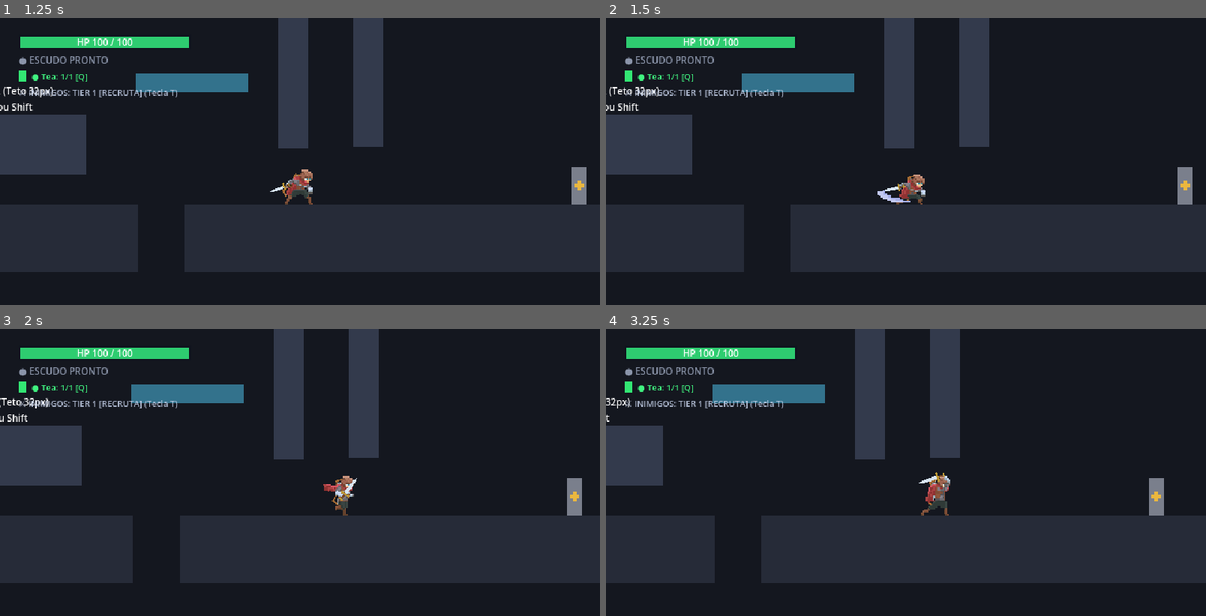
Above: before the commit, frames 1-4 (two rows, left to right).
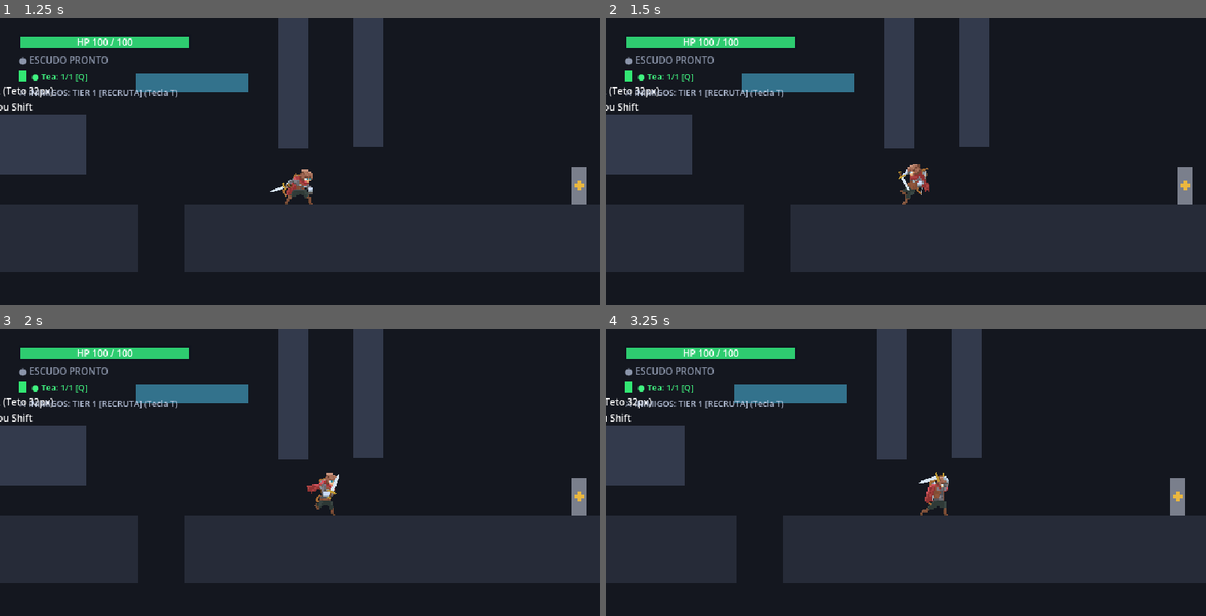
Above: after the commit, the same moments.

Repository: Theadrill/Godot-Roguelike-Prototype
Game: Godot game, scene res://src/world/movement_gym.tscn
Two runs of this game, one before a commit and one after it. Both use one fixed random seed, a clock stepped at 60 frames per second and the inputs below.
Inputs (mouse positions are in pixels of both pictures, inside the frame that each line leads up to):
- Up to frame 1 (1.25 s): tap A (move_left) at 0.5 s; move the mouse to (432, 170) at 0.52 s; press the mouse at (432, 170) at 0.53 s; hold D (move_right) from 0.53 s (still down); tap Space (jump) at 0.77 s
- Up to frame 2 (1.5 s): keep holding D (move_right); tap A (move_left) at 1.25 s; move the mouse to (786, 204) at 1.27 s; release the mouse at (786, 204) at 1.28 s; right-click (786, 204) at 1.35 s
- Up to frame 3 (2 s): keep holding D (move_right); tap Space (jump) at 1.52 s
- Up to frame 4 (3.25 s): tap A (move_left) at 2 s; move the mouse to (966, 423) at 2.02 s; release D (move_right) at 2.03 s; hold A (move_left) 2.03-2.78 s; tap Q (heal) at 2.1 s; move the mouse to (876, 564) at 2.77 s; hold D (move_right) from 2.78 s (still down); tap E (interact) at 2.85 s; click (876, 564) at 2.92 s; tap Space (jump) at 3.02 s

Frame 1 is identical in both runs. In frame 2, 0.6% of the frame differs, in the area x 45-54%, y 50-66%; in frame 3, 3.1%; in frame 4, 10%, in the area x 0-97%, y 0-89%.

Commit message:
feat(combat): apply custom per-frame duration curve to attack3 and slash_sword_3 for spin windup and heavy recovery

Diff:
--- a/assets/effects/slashes/slash_frames.tres
+++ b/assets/effects/slashes/slash_frames.tres
@@ -118,10 +118,10 @@
 "speed": 10.0
 }, {
 "frames": [{
-"duration": 1.0,
+"duration": 1.7,
 "texture": SubResource("AtlasTexture_slash3_0")
 }, {
-"duration": 1.0,
+"duration": 1.7,
 "texture": SubResource("AtlasTexture_slash3_1")
 }, {
 "duration": 1.0,
@@ -133,7 +133,7 @@
 "duration": 1.0,
 "texture": SubResource("AtlasTexture_slash3_4")
 }, {
-"duration": 1.0,
+"duration": 2.0,
 "texture": SubResource("AtlasTexture_slash3_5")
 }],
 "loop": 0,
--- a/assets/player/adventurer/player_frames.tres
+++ b/assets/player/adventurer/player_frames.tres
@@ -263,10 +263,10 @@
 "speed": 10.0
 }, {
 "frames": [{
-"duration": 1.0,
+"duration": 1.7,
 "texture": SubResource("AtlasTexture_attack3_0")
 }, {
-"duration": 1.0,
+"duration": 1.7,
 "texture": SubResource("AtlasTexture_attack3_1")
 }, {
 "duration": 1.0,
@@ -278,7 +278,7 @@
 "duration": 1.0,
 "texture": SubResource("AtlasTexture_attack3_4")
 }, {
-"duration": 1.0,
+"duration": 2.0,
 "texture": SubResource("AtlasTexture_attack3_5")
 }],
 "loop": 0,
--- a/src/combat/sets/set_axe_heavy.tres
+++ b/src/combat/sets/set_axe_heavy.tres
@@ -43,7 +43,7 @@
 script = ExtResource("2_step_script")
 step_label = "Golpe 3 - Execução de Machado"
 body_animation = &"attack3"
-duration = 0.5
+duration = 0.68
 forward_impulse = 85.0
 damage_multiplier = 1.5
 next_step_window = 0.675
--- a/src/combat/sets/set_dagger_fast.tres
+++ b/src/combat/sets/set_dagger_fast.tres
@@ -43,7 +43,7 @@
 script = ExtResource("2_step_script")
 step_label = "Golpe 3 - Retalhamento"
 body_animation = &"attack3"
-duration = 0.28
+duration = 0.38
 forward_impulse = 90.0
 damage_multiplier = 1.5
 next_step_window = 0.675
--- a/src/combat/sets/set_hammer_crusher.tres
+++ b/src/combat/sets/set_hammer_crusher.tres
@@ -43,7 +43,7 @@
 script = ExtResource("2_step_script")
 step_label = "Golpe 3 - Ruína Sísmica"
 body_animation = &"attack3"
-duration = 0.56
+duration = 0.76
 forward_impulse = 90.0
 damage_multiplier = 1.6
 next_step_window = 0.675
--- a/src/combat/sets/set_sword_standard.tres
+++ b/src/combat/sets/set_sword_standard.tres
@@ -43,7 +43,7 @@
 script = ExtResource("2_step_script")
 step_label = "Golpe 3 - Corte Finalizador"
 body_animation = &"attack3"
-duration = 0.42
+duration = 0.58
 forward_impulse = 115.0
 damage_multiplier = 1.5
 next_step_window = 0.675
--- a/src/entities/equipment/socket_profiles/dagger.tres
+++ b/src/entities/equipment/socket_profiles/dagger.tres
@@ -1,6 +1,6 @@
-[gd_resource type="Resource" script_class="WeaponSocketProfile" format=3]
+[gd_resource type="Resource" script_class="WeaponSocketProfile" format=3 uid="uid://cmeql5yd2buii"]
 
-[ext_resource type="Script" path="res://src/entities/equipment/socket_profiles/weapon_socket_profile.gd" id="1_script"]
+[ext_resource type="Script" uid="uid://c5rv1prl1d8vr" path="res://src/entities/equipment/socket_profiles/weapon_socket_profile.gd" id="1_script"]
 
 [resource]
 script = ExtResource("1_script")
@@ -508,7 +508,7 @@
 "z_index": 2
 },
 "attack3_0": {
-"flip_h": false,
+"flip_h": true,
 "flip_v": false,
 "pos": Vector2(-8, -30),
 "rot": 45.0,
@@ -516,10 +516,10 @@
 "z_index": 2
 },
 "attack3_1": {
-"flip_h": false,
+"flip_h": true,
 "flip_v": false,
 "pos": Vector2(-7, -30),
-"rot": 62.0,
+"rot": 61.999992,
 "visible": true,
 "z_index": 2
 },
@@ -534,24 +534,24 @@
 "attack3_3": {
 "flip_h": false,
 "flip_v": false,
-"pos": Vector2(-15, -18),
-"rot": 168.0,
+"pos": Vector2(-16, -18),
+"rot": 184.0,
 "visible": true,
 "z_index": 2
 },
 "attack3_4": {
 "flip_h": false,
 "flip_v": false,
-"pos": Vector2(-16, -23),
-"rot": 180.0,
+"pos": Vector2(-15, -24),
+"rot": 264.5,
 "visible": true,
 "z_index": 2
 },
 "attack3_5": {
 "flip_h": false,
 "flip_v": false,
-"pos": Vector2(-17, -25),
-"rot": 180.0,
+"pos": Vector2(-15, -26),
+"rot": 284.5,
 "visible": true,
 "z_index": 2
 },
--- a/src/entities/equipment/socket_profiles/shield.tres
+++ b/src/entities/equipment/socket_profiles/shield.tres
@@ -165,7 +165,7 @@
 "attack3_0": {
 "flip_h": false,
 "flip_v": false,
-"pos": Vector2(18, -29),
+"pos": Vector2(16, -29),
 "rot": 12.0,
 "visible": true,
 "z_index": -2
@@ -173,7 +173,7 @@
 "attack3_1": {
 "flip_h": false,
 "flip_v": false,
-"pos": Vector2(18, -29.5),
+"pos": Vector2(16, -29.5),
 "rot": 12.0,
 "visible": true,
 "z_index": -2
@@ -181,32 +181,32 @@
 "attack3_2": {
 "flip_h": false,
 "flip_v": false,
-"pos": Vector2(-2, -24),
-"rot": 4.0,
+"pos": Vector2(-4, -24),
+"rot": 3.9999998,
 "visible": true,
 "z_index": -2
 },
 "attack3_3": {
 "flip_h": false,
 "flip_v": false,
-"pos": Vector2(-1.5, -22),
-"rot": 4.0,
+"pos": Vector2(-3.5, -22),
+"rot": 3.9999998,
 "visible": true,
 "z_index": -2
 },
 "attack3_4": {
 "flip_h": false,
 "flip_v": false,
-"pos": Vector2(-1.5, -24),
-"rot": 4.0,
+"pos": Vector2(-3.5, -24),
+"rot": 3.9999998,
 "visible": true,
 "z_index": -2
 },
 "attack3_5": {
 "flip_h": false,
 "flip_v": false,
-"pos": Vector2(-1.5, -23),
-"rot": 4.0,
+"pos": Vector2(-3.5, -23),
+"rot": 3.9999998,
 "visible": true,
 "z_index": -2
 },
--- a/src/entities/player/player.gd
+++ b/src/entities/player/player.gd
@@ -359,7 +359,10 @@
 			var step_dur: float = weapon.get_step_duration(combo_step) if weapon else 0.36
 			var slash_frame_count: int = maxi(1, slash_effect.sprite_frames.get_frame_count(anim_name))
 			var slash_fps: float = maxf(1.0, slash_effect.sprite_frames.get_animation_speed(anim_name))
-			var base_slash_dur: float = float(slash_frame_count) / slash_fps
+			var total_slash_units: float = 0.0
+			for i in range(slash_frame_count):
+				total_slash_units += slash_effect.sprite_frames.get_frame_duration(anim_name, i)
+			var base_slash_dur: float = total_slash_units / slash_fps
 			slash_effect.speed_scale = base_slash_dur / maxf(0.05, step_dur)
 			slash_effect.play(anim_name)
 
--- a/src/entities/player/states/attack_state.gd
+++ b/src/entities/player/states/attack_state.gd
@@ -153,10 +153,16 @@
 			player.player_sprite.frame = 0
 			var target_duration: float = maxf(0.01, attack_timer)
 			var frame_count: int = 5
+			var total_duration_units: float = 5.0
+			var anim_fps: float = 10.0
 			if player.player_sprite.sprite_frames and player.player_sprite.sprite_frames.has_animation(anim_name):
 				frame_count = player.player_sprite.sprite_frames.get_frame_count(anim_name)
+				anim_fps = maxf(1.0, player.player_sprite.sprite_frames.get_animation_speed(anim_name))
+				total_duration_units = 0.0
+				for i in range(frame_count):
+					total_duration_units += player.player_sprite.sprite_frames.get_frame_duration(anim_name, i)
 			_step_total_frames = maxi(1, frame_count)
-			var base_duration: float = float(frame_count) / 10.0
+			var base_duration: float = total_duration_units / anim_fps
 			player.player_sprite.speed_scale = base_duration / target_duration
 			player._update_weapon_socket_for_frame(anim_name, 0)
 	else:
--- a/src/tools/weapon_socket_calibrator.gd
+++ b/src/tools/weapon_socket_calibrator.gd
@@ -232,6 +232,14 @@
 	_on_configuration_changed()
 
 func _load_resources() -> void:
+	var sprite := _get_node_safe("Visual/CharacterSprite") as AnimatedSprite2D
+	if sprite and Engine.is_editor_hint():
+		var expected_frames: int = ANIMATION_FRAME_COUNTS.get(selected_animation, 4)
+		if not sprite.sprite_frames or (sprite.sprite_frames.has_animation(selected_animation) and sprite.sprite_frames.get_frame_count(selected_animation) < expected_frames):
+			var fresh_frames := ResourceLoader.load("res://assets/player/adventurer/player_frames.tres", "", ResourceLoader.CACHE_MODE_REPLACE) as SpriteFrames
+			if fresh_frames:
+				sprite.sprite_frames = fresh_frames
+
 	var w_path := "res://src/entities/equipment/socket_profiles/%s.tres" % selected_weapon
 	if ResourceLoader.exists(w_path):
 		_weapon_profile_resource = load(w_path) as WeaponSocketProfile
--- a/src/tools/weapon_socket_calibrator.tscn
+++ b/src/tools/weapon_socket_calibrator.tscn
@@ -5,15 +5,15 @@
 
 [node name="WeaponSocketCalibrator" type="Node2D" unique_id=1073998046]
 script = ExtResource("1_calibrator")
-socket_target = "Arma nas Costas (BackSocketWeapon)"
-selected_animation = "attack2"
+selected_weapon = "dagger"
+selected_animation = "attack3"
 current_frame = 5
 reference_secondary_weapon = "none"
-socket_pos_x = -5.0
-socket_pos_y = -30.0
-socket_rotation = 96.99999
-socket_z_index = -1
-status_message = "sword [Arma nas Costas (BackSocketWeapon)] -> attack2 Frame 5 (Z: -1, FlipH: false, FlipV: false)"
+socket_pos_x = -15.0
+socket_pos_y = -26.0
+socket_rotation = 284.5
+socket_z_index = 2
+status_message = "dagger [Arma na Mão (MainHandSocket)] -> attack3 Frame 5 (Z: 2, FlipH: false, FlipV: false)"
 
 [node name="GroundFloorRef" type="Line2D" parent="." unique_id=462095390]
 points = PackedVector2Array(-60, 0, 60, 0)
@@ -27,25 +27,25 @@
 [node name="CharacterSprite" type="AnimatedSprite2D" parent="Visual" unique_id=1527574964]
 position = Vector2(-2, -29)
 sprite_frames = ExtResource("2_player_frames")
-animation = &"attack2"
+animation = &"attack3"
 frame = 5
 metadata/_edit_lock_ = true
 
 [node name="BackSocketWeapon" type="Marker2D" parent="Visual" unique_id=1247055997]
-z_index = -1
+z_index = 1
 z_as_relative = false
-position = Vector2(-5, -30)
-rotation = 1.6929693
+position = Vector2(-1.5, -18)
+rotation = -3.6826446
 
 [node name="BackSocketShield" type="Marker2D" parent="Visual" unique_id=189514163]
 z_index = -2
-position = Vector2(-5, -26)
-rotation = 0.06981317
+position = Vector2(-3.5, -23)
+rotation = 0.06981316
 
 [node name="MainHandSocket" type="Marker2D" parent="Visual" unique_id=1037091576]
 z_index = 2
-position = Vector2(-18, -19)
-rotation = 2.7750735
+position = Vector2(-15, -26)
+rotation = 4.9654617
 
 [node name="OffHandSocket" type="Marker2D" parent="Visual" unique_id=987162534]
 z_index = 2
